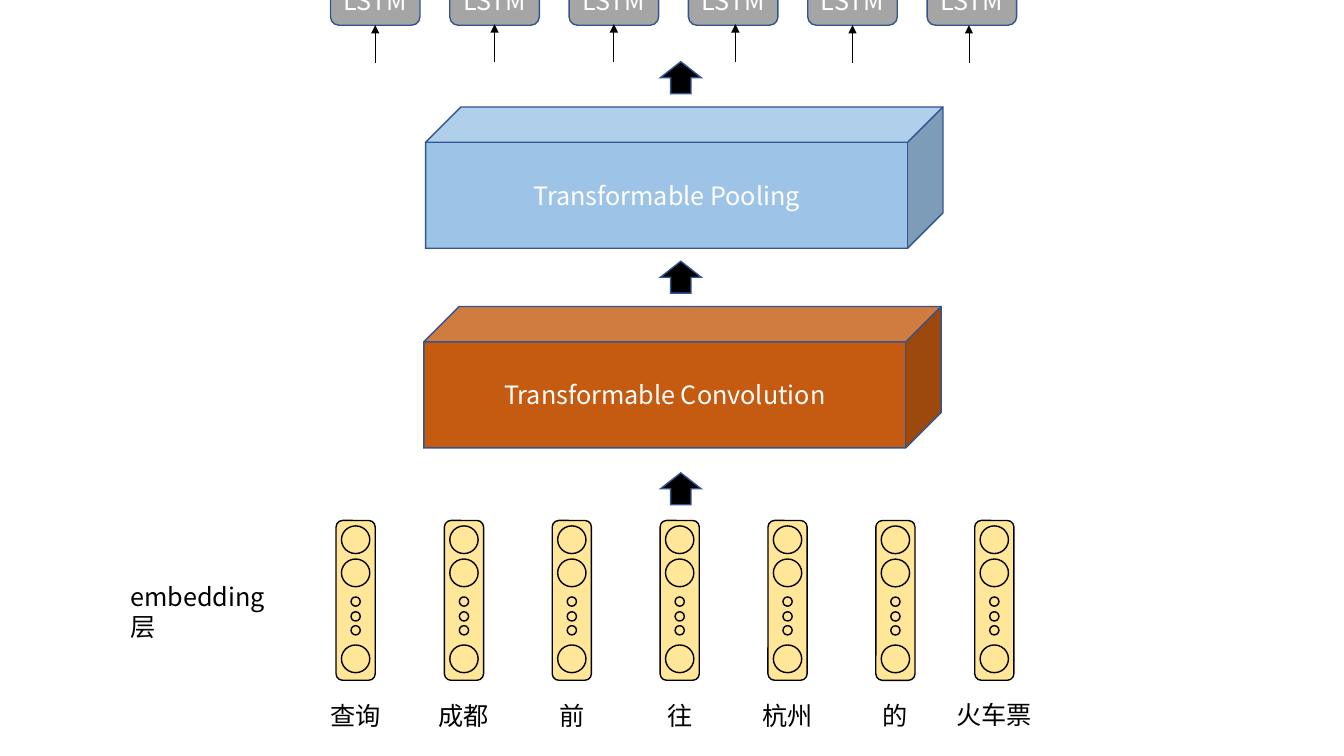
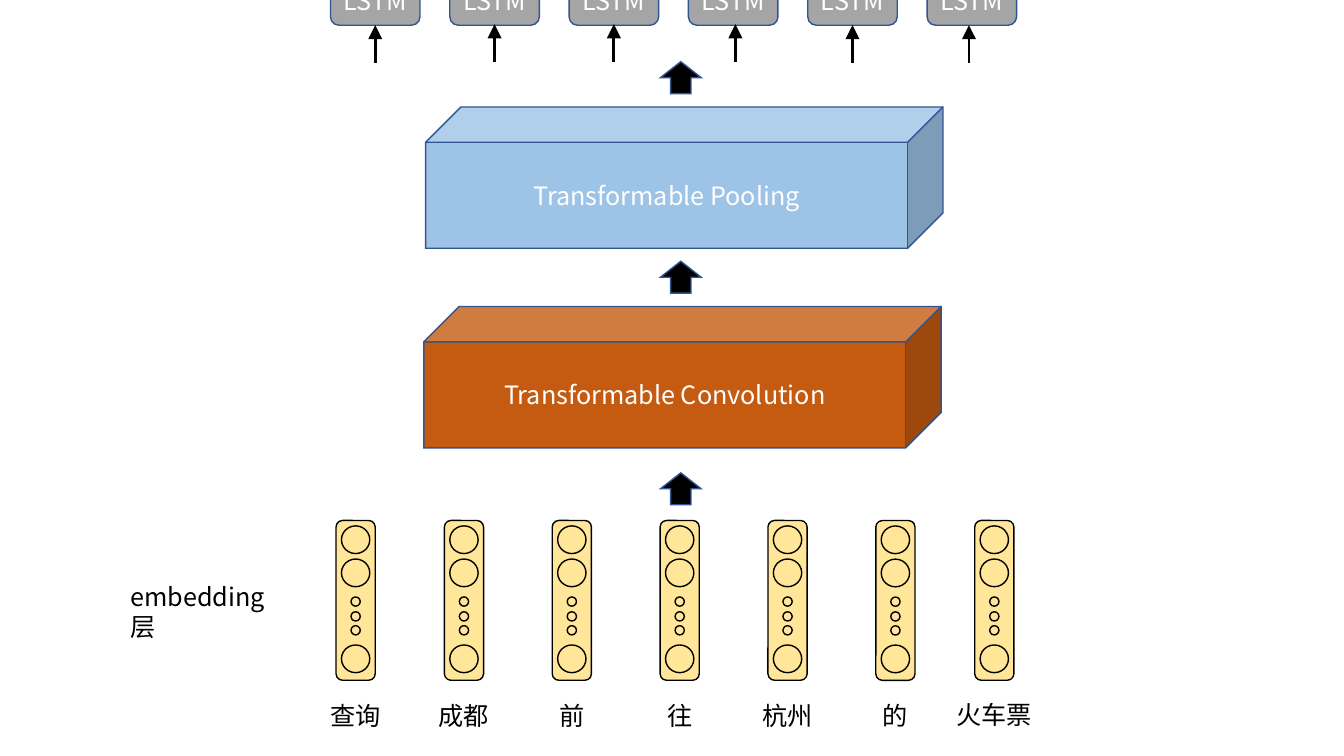
Before and after one commit to weixiao2333/zjuthesis-mphil, a slide deck: slide 4 of 论文图.pptx. Drawn at 1344x756 pixels with LibreOffice and Linux fonts; fonts in the diff are those of the drawing. Boxes give left, top, right and bottom in pixels: in the first picture for what was removed or moved away, otherwise in the second. Text is boxed around its words. In the diff, an @@ line names an element or a change of style, - is before the commit and + after.

```diff
--- a/论文图.pptx
+++ b/论文图.pptx
@@ arrow (375, 63) - (375, 25): stroke #000000 0.5 pt to #000000 2 pt @@
@@ arrow (495, 62) - (495, 24): stroke #000000 0.5 pt to #000000 2 pt @@
@@ arrow (614, 62) - (614, 24): stroke #000000 0.5 pt to #000000 2 pt @@
@@ arrow (736, 62) - (736, 24): stroke #000000 0.5 pt to #000000 2 pt @@
@@ arrow (853, 63) - (853, 25): stroke #000000 0.5 pt to #000000 2 pt @@
@@ arrow (969, 63) - (969, 25): stroke #000000 0.5 pt to #000000 2 pt @@
```
Also in this commit, not shown: 3 other slides changed, 1 slide added, 12 other files.
